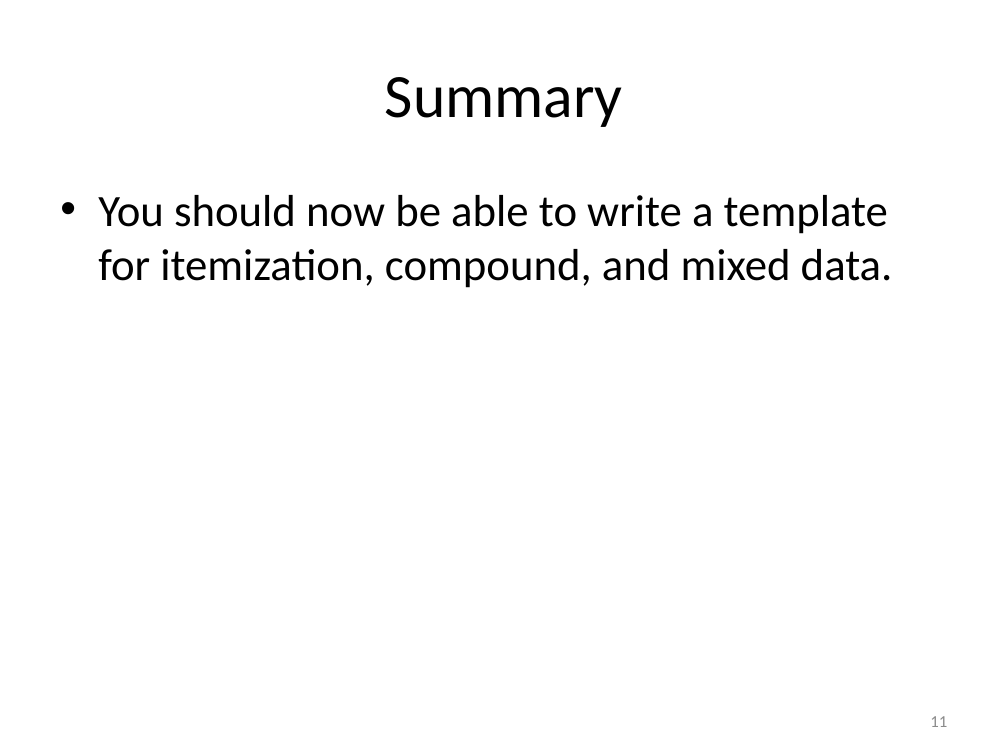
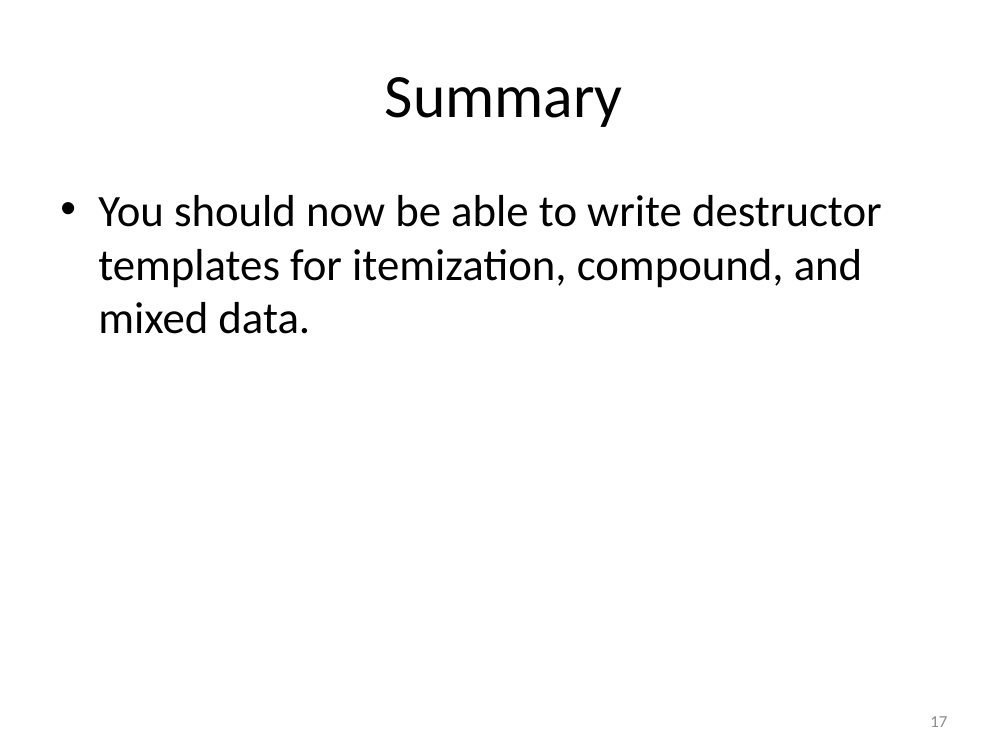
Before and after one commit to mwand/cs5010f16, a slide deck: slide 17 of Slides/Lesson 1.4 Templates.pptx (slide 11 before the commit). Drawn at 1008x756 pixels with LibreOffice and Linux fonts; fonts in the diff are those of the drawing. Boxes give left, top, right and bottom in pixels: in the first picture for what was removed or moved away, otherwise in the second. Text is boxed around its words. In the diff, an @@ line names an element or a change of style, - is before the commit and + after.

```diff
--- a/Slides/Lesson 1.4 Templates.pptx
+++ b/Slides/Lesson 1.4 Templates.pptx
@@ text at (98,195,882,334): text changed @@
-• You should now be able to write a template for itemization, compound, and mixed data.
+• You should now be able to write destructor templates for itemization, compound, and mixed data.
@@ page number at (930,716,947,727): text changed @@
-11
+17
```
Also in this commit, not shown: 9 other slides changed, 8 slides added, 2 slides removed, 14 other files.
